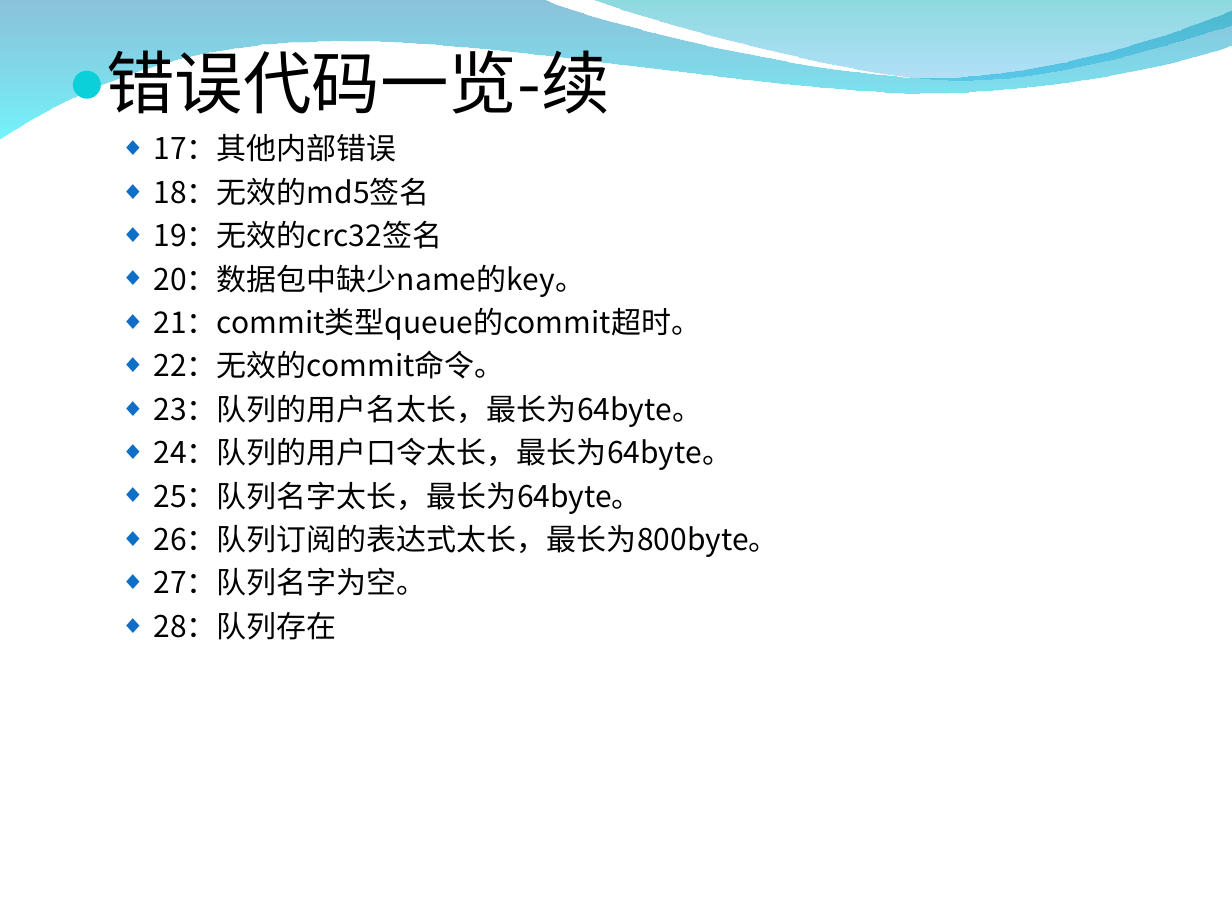
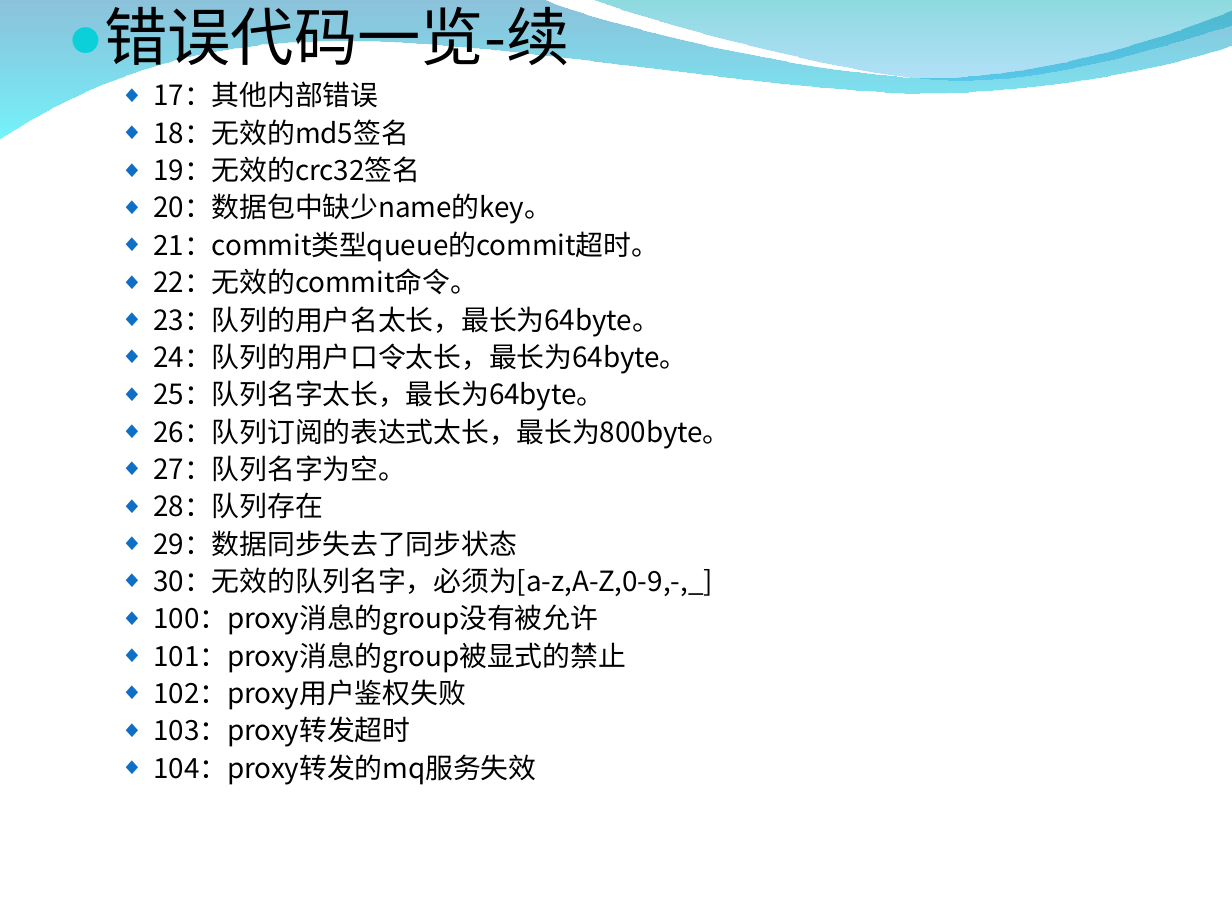
Before and after one commit to burstas/cwinux-mq, a slide deck: slide 25 of mq/doc/mq_introduce.ppt. Drawn at 1232x924 pixels with LibreOffice and Linux fonts; fonts in the diff are those of the drawing; background and template pictures are left out. Boxes give left, top, right and bottom in pixels: in the first picture for what was removed or moved away, otherwise in the second. Text is boxed around its words. In the diff, an @@ line names an element or a change of style, - is before the commit and + after.

```diff
--- a/mq/doc/mq_introduce.ppt
+++ b/mq/doc/mq_introduce.ppt
@@ text "错误代码一览-续": place and size @@
-text "错误代码一览-续" at box(106, 38, 778, 640)
+text "错误代码一览-续" at box(104, 0, 730, 785)
@@ text at box(104, 0, 730, 519): size 32 to 29.6 pt in "错误代码一览-续"; size 14 to 12.9 pt in "17：其他内部错误", "18：无效的md5签名", "19：无效的crc32签名", "20：数据包中缺少name的key。" and 8 more places; line spacing 1 to 0.9 @@
@@ text at box(153, 530, 713, 785): paragraphs added @@
+  ◆ 29：数据同步失去了同步状态
+  ◆ 30：无效的队列名字，必须为[a-z,A-Z,0-9,-,_]
+  ◆ 100：proxy消息的group没有被允许
+  ◆ 101：proxy消息的group被显式的禁止
+  ◆ 102：proxy用户鉴权失败
+  ◆ 103：proxy转发超时
+  ◆ 104：proxy转发的mq服务失效
```
Also in this commit, not shown: 5 other slides changed.
